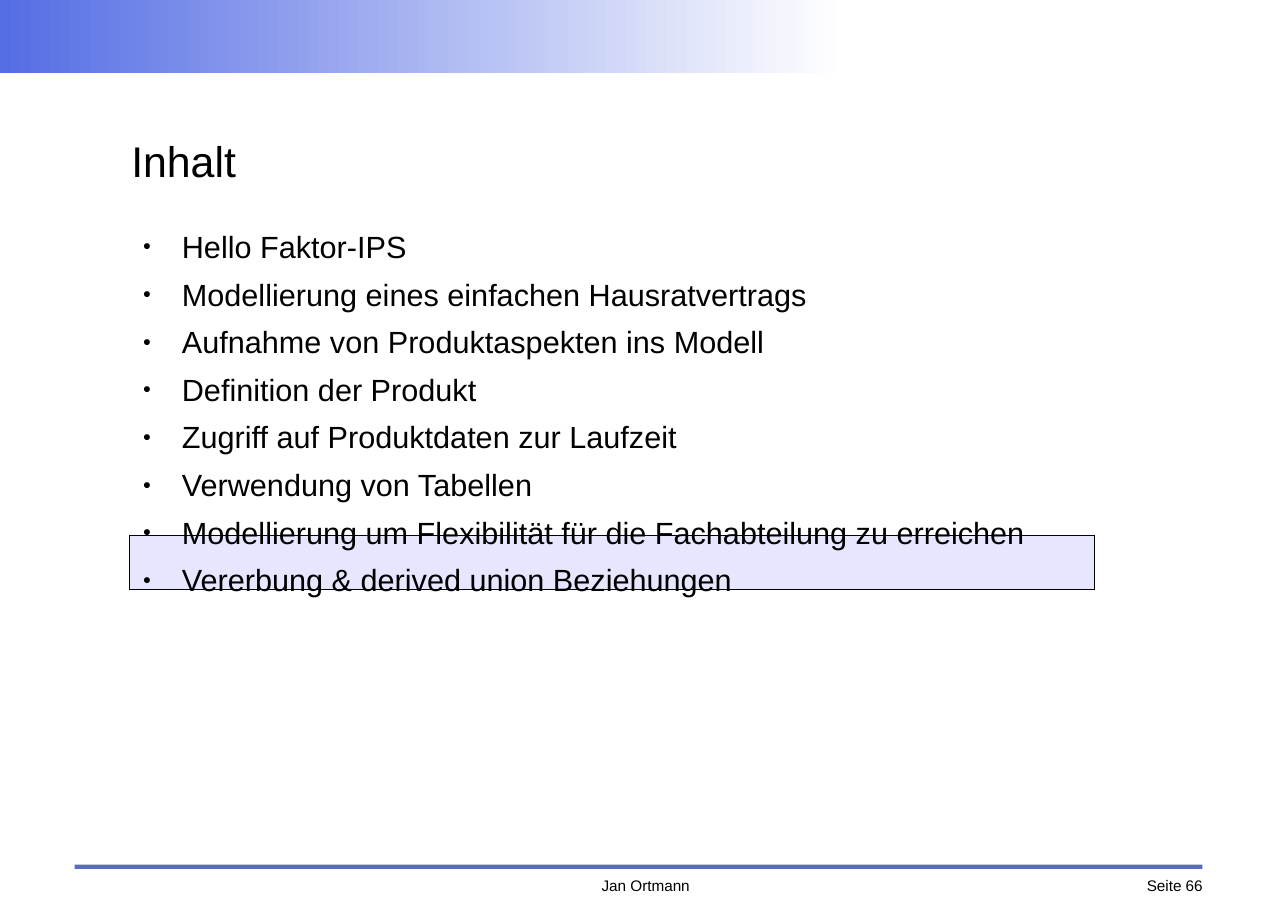
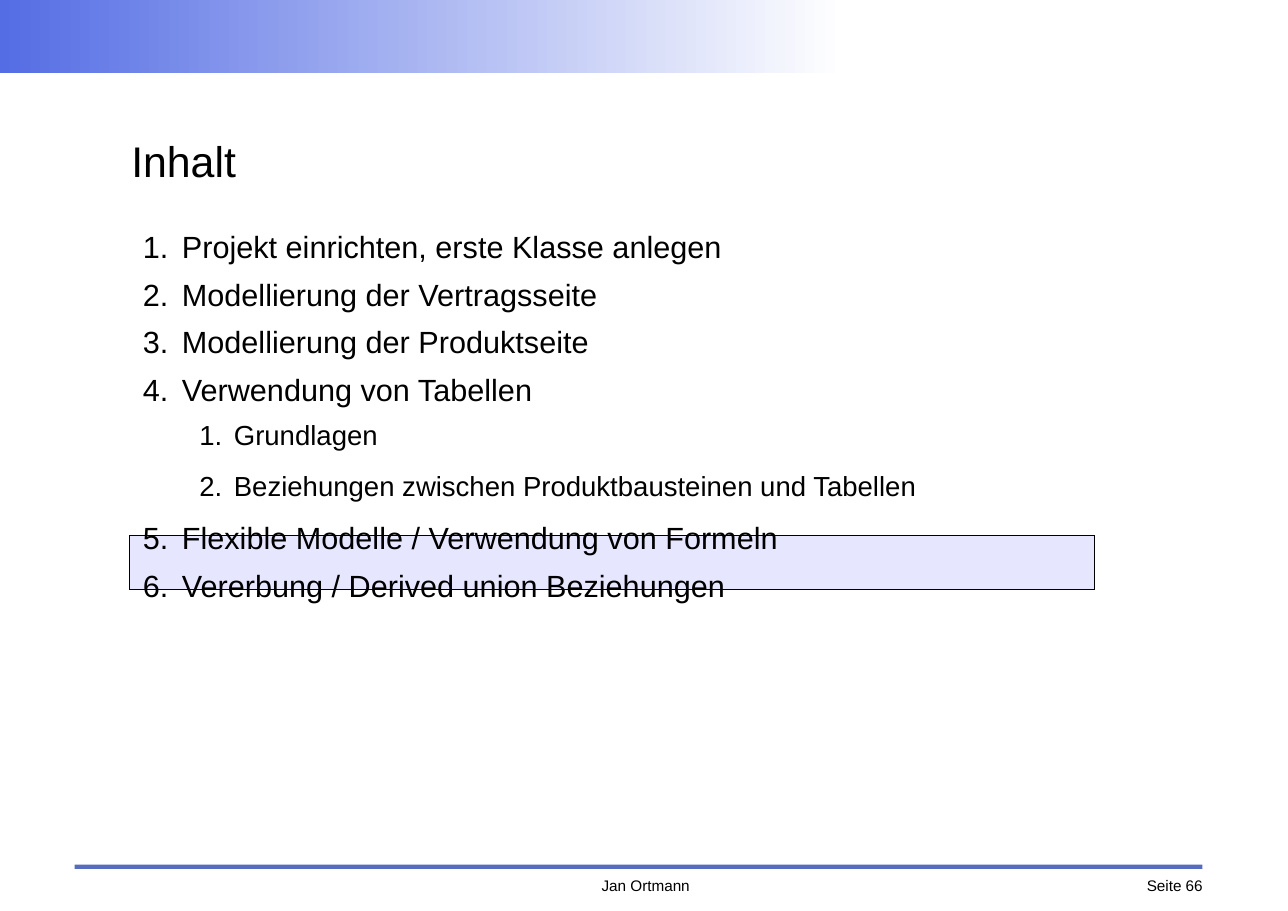
Before and after one commit to faktorips/faktorips.base, a slide deck: slide 66 of org.faktorips.doc/schulung/anwendungsentwicklung/FaktorIPS-Schulung.odp. Drawn at 1288x911 pixels with LibreOffice and Linux fonts; fonts in the diff are those of the drawing; background and template pictures are left out. Boxes give left, top, right and bottom in pixels: in the first picture for what was removed or moved away, otherwise in the second. Text is boxed around its words. In the diff, an @@ line names an element or a change of style, - is before the commit and + after.

```diff
--- a/org.faktorips.doc/schulung/anwendungsentwicklung/FaktorIPS-Schulung.odp
+++ b/org.faktorips.doc/schulung/anwendungsentwicklung/FaktorIPS-Schulung.odp
@@ text at box(182, 235, 721, 359): text changed @@
-● Hello Faktor-IPS
-● Modellierung eines einfachen Hausratvertrags
-● Aufnahme von Produktaspekten ins Modell
-● Definition der Produkt
-● Zugriff auf Produktdaten zur Laufzeit
+1. Projekt einrichten, erste Klasse anlegen
+2. Modellierung der Vertragsseite
+3. Modellierung der Produktseite
@@ text at box(182, 378, 532, 407): bullet ● to 1. @@
@@ text at box(182, 425, 916, 603): text changed @@
-● Modellierung um Flexibilität für die Fachabteilung zu erreichen
-● Vererbung & derived union Beziehungen
+  1. Grundlagen
+  2. Beziehungen zwischen Produktbausteinen und Tabellen
+5. Flexible Modelle / Verwendung von Formeln
+6. Vererbung / Derived union Beziehungen
```
Also in this commit, not shown: 7 other slides changed, 6 slides added, 1 slide removed, 17 other files.
